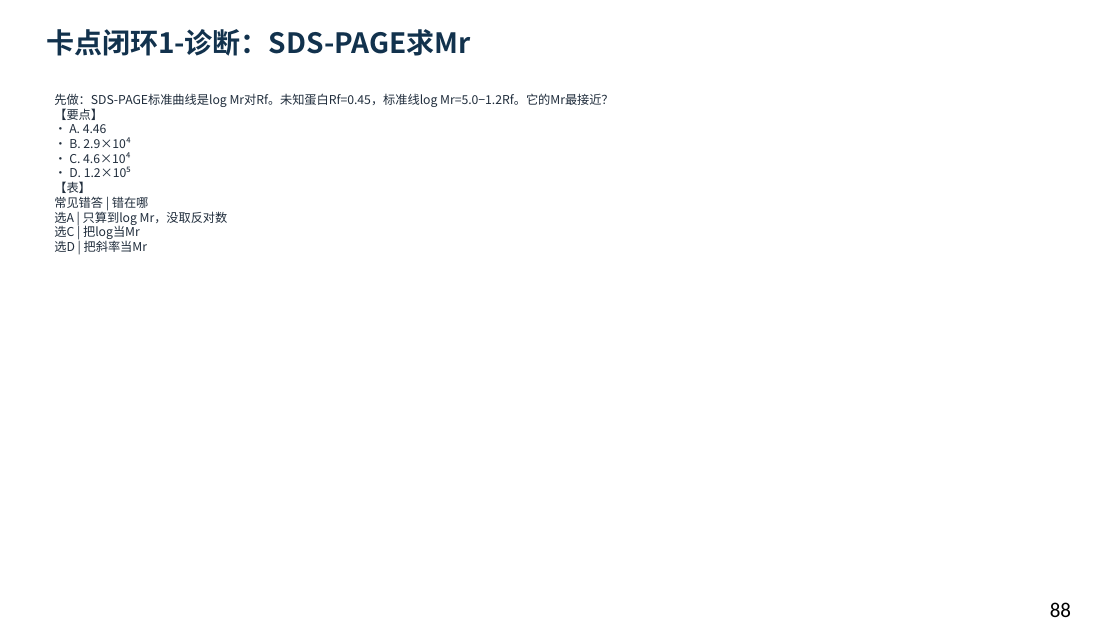
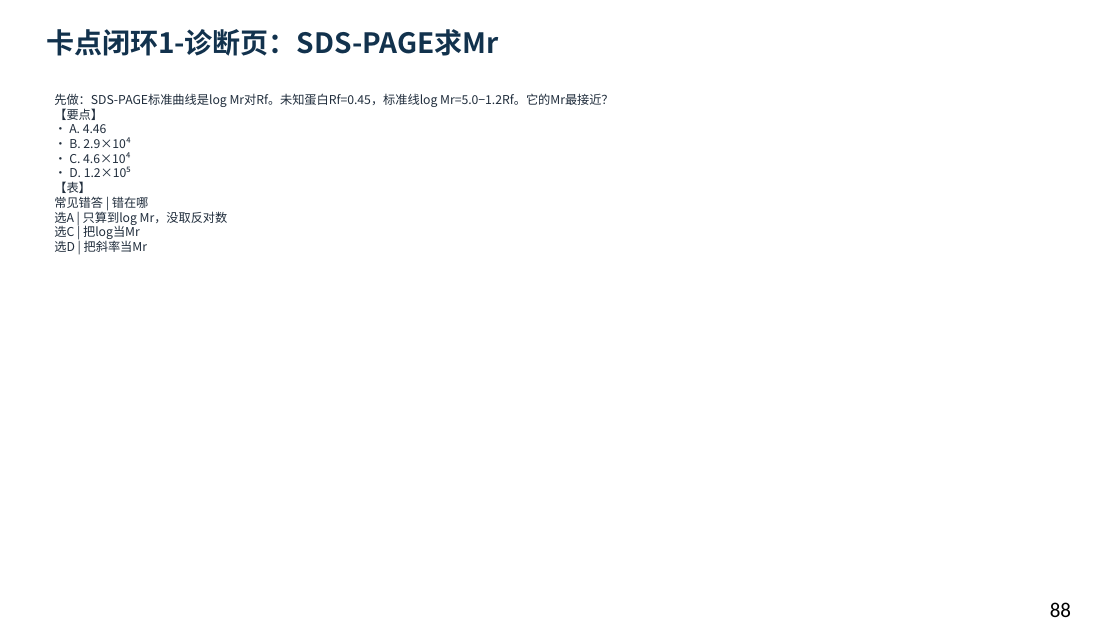
Before and after one commit to newkan-li/Biochemistry, a slide deck: slide 88 of downloads/bc05-ai-style.pptx. Drawn at 1120x630 pixels with LibreOffice and Linux fonts; fonts in the diff are those of the drawing. Boxes give left, top, right and bottom in pixels: in the first picture for what was removed or moved away, otherwise in the second. Text is boxed around its words. In the diff, an @@ line names an element or a change of style, - is before the commit and + after.

Commit message:
章节页加本页搜索;诊断标题改为诊断页;版本20261112bd

```diff
--- a/downloads/bc05-ai-style.pptx
+++ b/downloads/bc05-ai-style.pptx
@@ text at <box>46,29,499,56</box>: text changed @@
-卡点闭环1-诊断：SDS-PAGE求Mr
+卡点闭环1-诊断页：SDS-PAGE求Mr
```
Also in this commit, not shown: 4 other slides changed, 22 other files.
